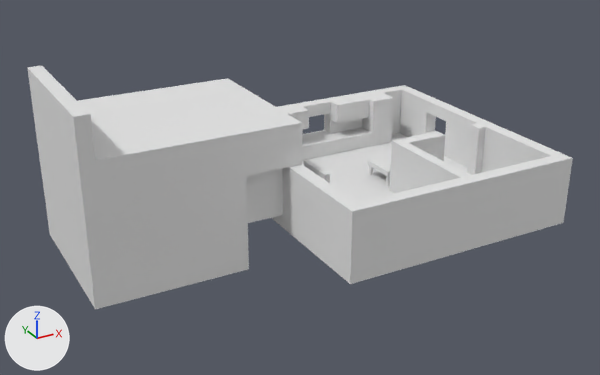
Two versions of the FBX model ImportableKaikkiTaiJotain/homeTalo.fbx, one commit apart.
Before and after are seen from a 50 mm camera at (-33.5, -50.0, 26.3) aimed at (-7.4, -2.7, 2.7). The axes (+X, +Y, +Z) are drawn at lower left. The lights are the same throughout. Where no turn or scale is listed for an object, it has been applied to the vertices. Vertices at the same position are counted once.

The scene before the commit, as lines of its bpy script (objects in view):
```python
me_cube_010 = bpy.data.meshes.new('Cube.010')
me_cube_010.from_pydata(...)  # 463 vertices, 273 faces; spans x -23.0..9.0, y -12.0..8.0, z -2.0..10.9
me_cube_010.materials.append(mat_seina1)  # white #e7e7e7
me_cube_010.materials.append(mat_seina2)  # white #e7e7e7
me_cube_010.materials.append(mat_kaappi)  # white #e7e7e7
me_cube_010.materials.append(mat_keitpoyta)  # white #e7e7e7
me_cube_010.materials.append(mat_hella)  # white #e7e7e7
me_cube_010.materials.append(mat_keittiopoytpaal)  # white #e7e7e7
me_cube_010.materials.append(mat_ovimatto)  # white #e7e7e7
me_cube_010.materials.append(mat_ovimatsivu)  # white #e7e7e7
me_cube_010.materials.append(mat_wcseina)  # white #e7e7e7
me_cube_010.materials.append(mat_seina3)  # white #e7e7e7
me_cube_010.materials.append(mat_jaakaappisivu)  # white #e7e7e7
me_cube_010.materials.append(mat_jaakaappietu)  # white #e7e7e7
me_cube_010.materials.append(mat_ovi)  # white #e7e7e7
me_cube_010.materials.append(mat_rappukaytava)  # white #e7e7e7
ob_talo = bpy.data.objects.new('talo', me_cube_010)
ob_talo.location = (0.0, 0.0, 0.0)
```
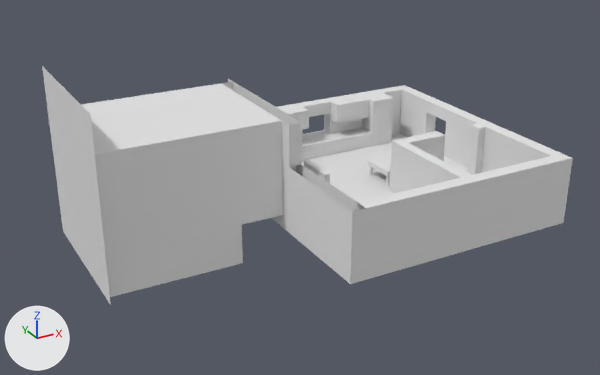
Changed parts and their boxes (x1, y1, x2, y2) in the pictures (600 x 375 px):
'talo', reshaped
    before: (27, 66, 573, 309)
    after: (42, 66, 573, 305)
part 1 of me_cube_010, cut back
    before: (27, 66, 365, 309)
    after: (282, 121, 302, 167)

Diff of the bpy script that builds the scene:
```diff
--- a/ImportableKaikkiTaiJotain/homeTalo.fbx.py
+++ b/ImportableKaikkiTaiJotain/homeTalo.fbx.py
@@ me_cube_010 @@
 # used by ob_talo; location = (0.0, 0.0, 0.0)
-me_cube_010.from_pydata(...)  # 463 vertices, 273 faces; spans x -23.0..9.0, y -12.0..8.0, z -2.0..10.9
+me_cube_010.from_pydata(...)  # 446 vertices, 253 faces; spans x -22.0..9.0, y -12.0..8.0, z -2.0..10.9
+# me_cube_010 part 1
+# 17 vertices are removed from x -23.0..-9.0, y -4.0..8.0, z -2.0..10.9
+# 23 faces are deleted
+# 3 new faces join them, mat_rappukaytava (white #e7e7e7)
 me_cube_010.materials.append(mat_seina1)
```
